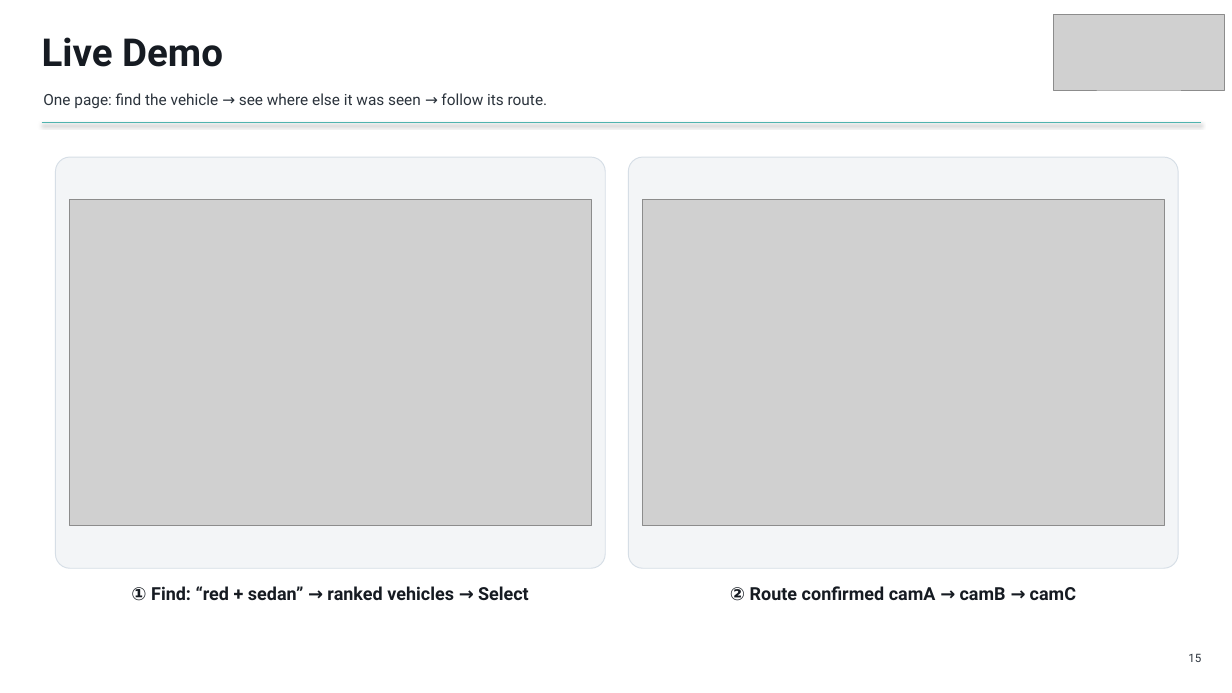
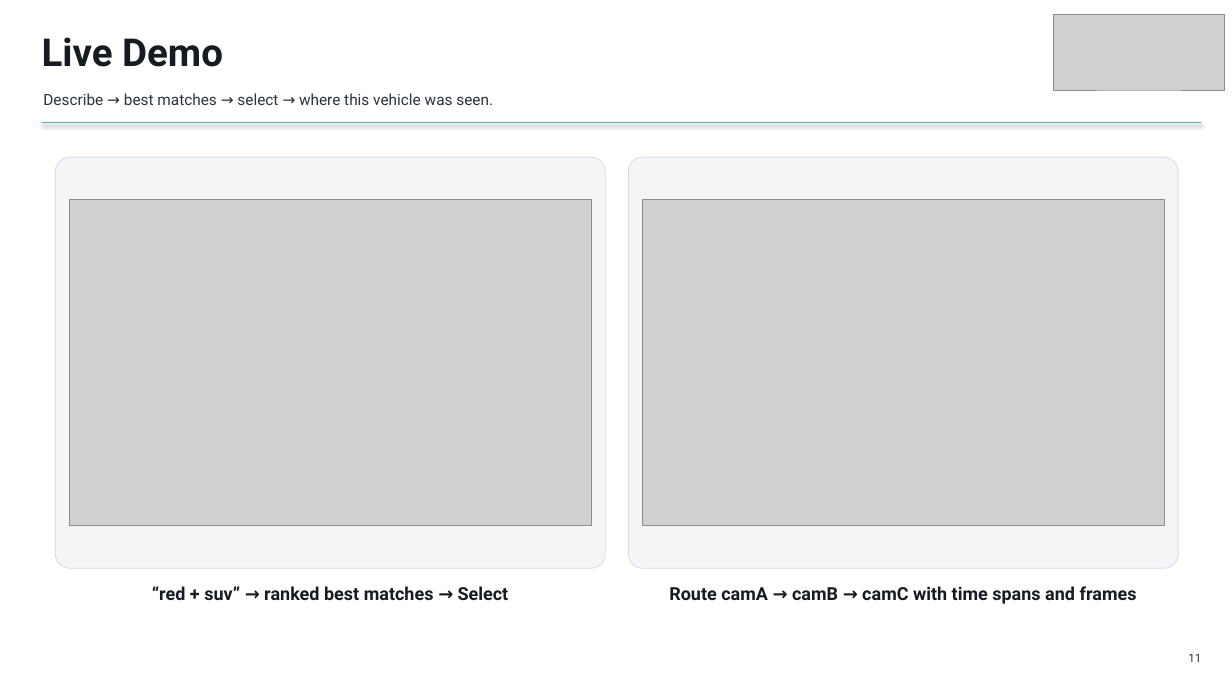
Before and after one commit to GurneetKB/V-Trace, a slide deck: slide 11 of deliverables/V-Trace_Final_Presentation.pptx (slide 15 before the commit). Drawn at 1232x693 pixels with LibreOffice and Linux fonts; fonts in the diff are those of the drawing; grey boxes stand for pictures. Boxes give left, top, right and bottom in pixels: in the first picture for what was removed or moved away, otherwise in the second. Text is boxed around its words. In the diff, an @@ line names an element or a change of style, - is before the commit and + after.

```diff
--- a/deliverables/V-Trace_Final_Presentation.pptx
+++ b/deliverables/V-Trace_Final_Presentation.pptx
@@ text at (43,93,493,105): text changed @@
-One page: find the vehicle → see where else it was seen → follow its route.
+Describe → best matches → select → where this vehicle was seen.
@@ text at (152,586,509,600): text changed @@
-① Find: “red + sedan” → ranked vehicles → Select
+“red + suv” → ranked best matches → Select
@@ text at (669,586,1137,604): text changed @@
-② Route confirmed camA → camB → camC
+Route camA → camB → camC with time spans and frames
@@ text at (1188,654,1201,662): text changed @@
-15
+11
```
Also in this commit, not shown: 7 other slides changed, 6 slides added, 9 slides removed, 10 other files.
